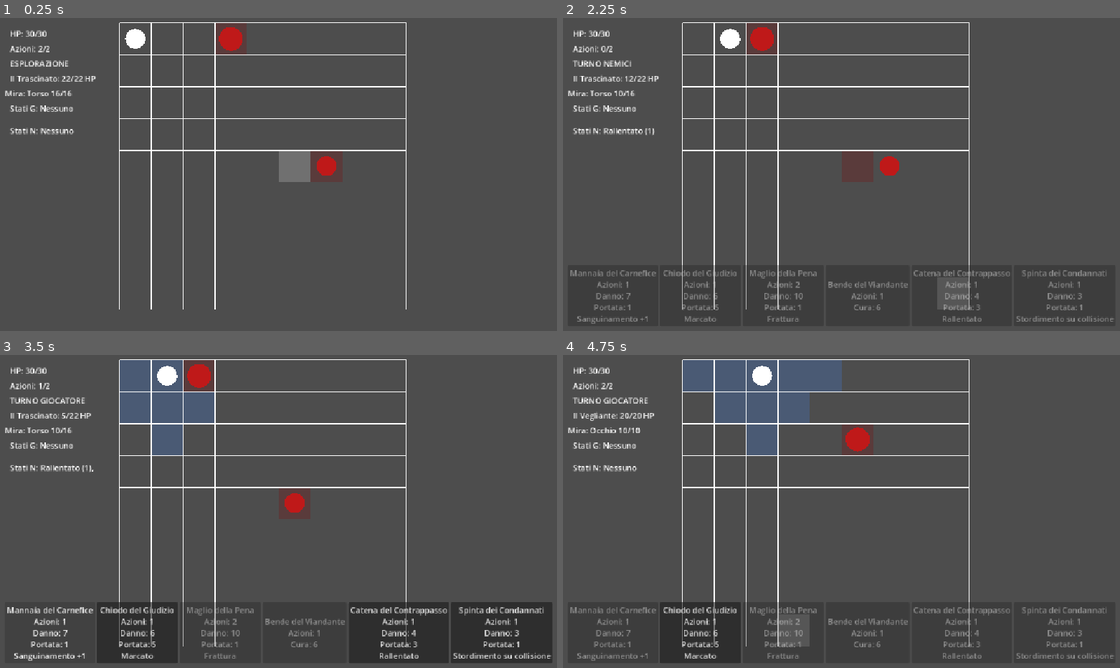
Above: before the commit, frames 1-4 (two rows, left to right).
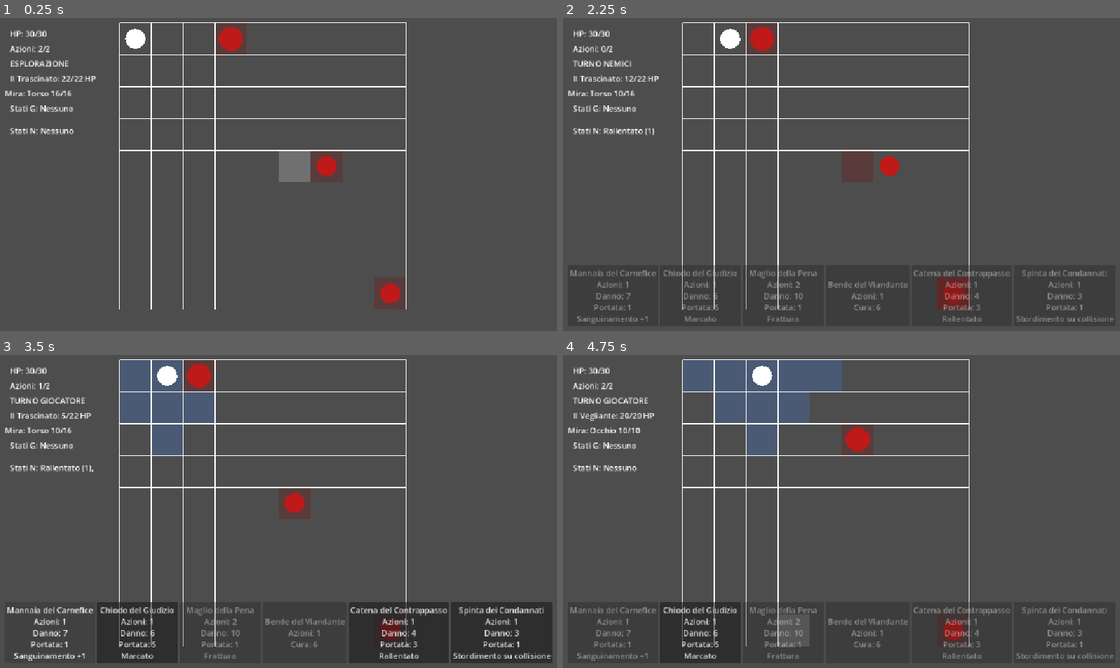
Above: after the commit, the same moments.

Repository: Chivas1504/Gioco
Game: Godot game, scene res://scenes/game.tscn
The game is run twice, just before and just after one commit, with the same random seed, the same clock (stepped at 60 frames per second) and the same inputs.
Inputs (mouse positions are in pixels of both pictures, inside the frame that each line leads up to):
- Up to frame 1 (0.25 s): no input
- Up to frame 2 (2.25 s): tap Enter at 0.5 s; move the mouse to (969, 158) at 0.52 s; tap C at 0.6 s; click (969, 158) at 0.67 s; click "Chiodo del Giudizio Azioni: 1…" at 1.25 s; click "Catena del Contrappasso Azion…" at 2 s
- Up to frame 3 (3.5 s): click "Mannaia del Carnefice Azioni:…" at 2.75 s
- Up to frame 4 (4.75 s): click "Spinta dei Condannati Azioni:…" at 3.5 s; click "Maglio della Pena Azioni: 2 D…" at 4.25 s

The runs differ from the first frame. In frame 1, 0.2% of the frame differs, in the area x 68-72%, y 84-92%; in frame 2, 0.6%, in the area x 67-73%, y 82-94%; in frame 3, 0.1%; in frame 4, 0.2%.

Commit message:
Add noise tracking behavior for Sordo

Diff:
--- a/scripts/combat/encounter_database.gd
+++ b/scripts/combat/encounter_database.gd
@@ -37,4 +37,9 @@
 		Vector2i(6, 4)
 	)
 
+	encounter.add_enemy(
+		EnemyDatabase.SORDO,
+		Vector2i(8, 8)
+	)
+
 	return encounter
--- /dev/null
+++ b/scripts/combat/noise_system.gd
@@ -0,0 +1,26 @@
+class_name NoiseSystem
+extends RefCounted
+
+
+var last_noise_cell: Vector2i = Vector2i(-1, -1)
+var has_noise: bool = false
+
+
+func emit_noise(
+	cell: Vector2i
+) -> void:
+	last_noise_cell = cell
+	has_noise = true
+
+
+func clear_noise() -> void:
+	last_noise_cell = Vector2i(-1, -1)
+	has_noise = false
+
+
+func has_active_noise() -> bool:
+	return has_noise
+
+
+func get_last_noise_cell() -> Vector2i:
+	return last_noise_cell
--- a/scripts/core/game.gd
+++ b/scripts/core/game.gd
@@ -35,6 +35,7 @@
 var player_hp: int = PLAYER_MAX_HP
 
 var player_statuses: StatusManager = StatusManager.new()
+var noise_system: NoiseSystem = NoiseSystem.new()
 
 
 var enemy_units: Array[EnemyUnit] = []
@@ -553,6 +554,16 @@
 	tween.finished.connect(
 		func() -> void:
 			player_cell = next_cell
+
+			noise_system.emit_noise(
+				player_cell
+			)
+
+			print(
+				"Rumore generato a ",
+				player_cell
+			)
+
 			_move_player_along_path()
 	)
 
@@ -1270,12 +1281,40 @@
 
 		return
 
+	var target_cell: Vector2i = player_cell
+	var can_attack_target: bool = true
+
+	if enemy_unit.get_enemy_name() == "Il Sordo":
+		if not noise_system.has_active_noise():
+			print(
+				"Il Sordo non percepisce alcuna vibrazione."
+			)
+
+			_finish_single_enemy_turn(
+				enemy_unit
+			)
+			return
+
+		target_cell = (
+			noise_system.get_last_noise_cell()
+		)
+
+		can_attack_target = (
+			target_cell == player_cell
+		)
+
+		print(
+			"Il Sordo percepisce rumore a ",
+			target_cell
+		)
+
 	var ai_action: Dictionary = (
 		EnemyAISystem.choose_action(
 			enemy_unit,
 			enemy_cell,
-			player_cell,
-			grid
+			target_cell,
+			grid,
+			can_attack_target
 		)
 	)
 
@@ -1306,8 +1345,16 @@
 			)
 
 		EnemyAISystem.ACTION_MOVE:
+			var move_target: Vector2i = (
+				ai_action.get(
+					"target_cell",
+					target_cell
+				)
+			)
+
 			_execute_enemy_move(
-				enemy_unit
+				enemy_unit,
+				move_target
 			)
 
 		_:
@@ -1347,7 +1394,8 @@
 
 
 func _execute_enemy_move(
-	enemy_unit: EnemyUnit
+	enemy_unit: EnemyUnit,
+	target_cell: Vector2i
 ) -> void:
 	var enemy_cell: Vector2i = (
 		_get_enemy_cell(
@@ -1365,6 +1413,22 @@
 		)
 		return
 
+	if enemy_cell == target_cell:
+		if (
+			enemy_unit.get_enemy_name() == "Il Sordo"
+			and target_cell != player_cell
+		):
+			print(
+				"Il Sordo raggiunge il rumore, ma non trova nessuno."
+			)
+
+			noise_system.clear_noise()
+
+		_finish_single_enemy_turn(
+			enemy_unit
+		)
+		return
+
 	grid.remove_occupied_cell(
 		enemy_cell
 	)
@@ -1372,7 +1436,7 @@
 	var path: Array[Vector2i] = (
 		grid.find_path(
 			enemy_cell,
-			player_cell
+			target_cell
 		)
 	)
 
@@ -1386,18 +1450,30 @@
 		)
 		return
 
-	if path.size() == 2:
-		_enemy_attack(
-			enemy_unit
-		)
-		return
+	var max_steps: int = (
+		path.size() - 1
+	)
+
+	if target_cell == player_cell:
+		max_steps = (
+			path.size() - 2
+		)
 
 	var steps_to_move: int = mini(
 		move_range,
-		path.size() - 2
+		max_steps
 	)
 
 	if steps_to_move <= 0:
+		if (
+			target_cell == player_cell
+			and path.size() == 2
+		):
+			_enemy_attack(
+				enemy_unit
+			)
+			return
+
 		_finish_single_enemy_turn(
 			enemy_unit
 		)
@@ -1440,11 +1516,21 @@
 
 	tween.finished.connect(
 		func() -> void:
+			if (
+				enemy_unit.get_enemy_name() == "Il Sordo"
+				and next_cell == target_cell
+				and target_cell != player_cell
+			):
+				print(
+					"Il Sordo raggiunge il rumore, ma non trova nessuno."
+				)
+
+				noise_system.clear_noise()
+
 			_finish_single_enemy_turn(
 				enemy_unit
 			)
 	)
-
 
 func _execute_chain_pull_action(
 	enemy_unit: EnemyUnit,
--- a/scripts/enemies/enemy_ai_system.gd
+++ b/scripts/enemies/enemy_ai_system.gd
@@ -11,8 +11,9 @@
 static func choose_action(
 	enemy_unit: EnemyUnit,
 	enemy_cell: Vector2i,
-	player_cell: Vector2i,
-	grid: Node
+	target_cell: Vector2i,
+	grid: Node,
+	can_attack_target: bool = true
 ) -> Dictionary:
 	if enemy_unit == null:
 		return _none()
@@ -20,42 +21,52 @@
 	if enemy_unit.is_dead():
 		return _none()
 
-	var distance_to_player: int = (
+	if target_cell == Vector2i(-1, -1):
+		return _none()
+
+	var distance_to_target: int = (
 		_grid_distance(
 			enemy_cell,
-			player_cell
-		)
-	)
-
-	if distance_to_player == 1:
-		return {
-			"type": ACTION_MELEE
-		}
-
-	var special_action: Dictionary = (
-		EnemyAbilitySystem.get_special_action(
-			enemy_unit,
-			enemy_cell,
-			player_cell,
-			grid
+			target_cell
 		)
 	)
 
 	if (
-		special_action.get(
-			"type",
-			EnemyAbilitySystem.ACTION_NONE
-		)
-		!= EnemyAbilitySystem.ACTION_NONE
+		can_attack_target
+		and distance_to_target == 1
 	):
 		return {
-			"type": ACTION_SPECIAL,
-			"special_action": special_action
+			"type": ACTION_MELEE,
+			"target_cell": target_cell
 		}
+
+	if can_attack_target:
+		var special_action: Dictionary = (
+			EnemyAbilitySystem.get_special_action(
+				enemy_unit,
+				enemy_cell,
+				target_cell,
+				grid
+			)
+		)
+
+		if (
+			special_action.get(
+				"type",
+				EnemyAbilitySystem.ACTION_NONE
+			)
+			!= EnemyAbilitySystem.ACTION_NONE
+		):
+			return {
+				"type": ACTION_SPECIAL,
+				"target_cell": target_cell,
+				"special_action": special_action
+			}
 
 	if enemy_unit.get_move_range() > 0:
 		return {
-			"type": ACTION_MOVE
+			"type": ACTION_MOVE,
+			"target_cell": target_cell
 		}
 
 	return _none()
@@ -70,12 +81,8 @@
 	)
 
 	return (
-		absi(
-			difference.x
-		)
-		+ absi(
-			difference.y
-		)
+		absi(difference.x)
+		+ absi(difference.y)
 	)
 
 
--- a/scripts/enemies/enemy_database.gd
+++ b/scripts/enemies/enemy_database.gd
@@ -6,6 +6,7 @@
 const SENZA_VOLTO := "senza_volto"
 const TRASCINATO := "trascinato"
 const VEGLIANTE := "vegliante"
+const SORDO := "sordo"
 
 
 static func get_enemy(
@@ -24,6 +25,9 @@
 		VEGLIANTE:
 			return _create_vegliante()
 
+		SORDO:
+			return _create_sordo()
+
 		_:
 			push_error(
 				"Nemico sconosciuto: "
@@ -38,7 +42,8 @@
 		TEST_ENEMY,
 		SENZA_VOLTO,
 		TRASCINATO,
-		VEGLIANTE
+		VEGLIANTE,
+		SORDO
 	]
 
 
@@ -105,3 +110,18 @@
 		0,
 		"Occhio"
 	)
+
+
+static func _create_sordo() -> EnemyData:
+	return EnemyData.new(
+		"Il Sordo",
+		28,
+		7,
+		2,
+		{
+			"Testa": 12,
+			"Torso": 18,
+			"Braccia": 14,
+			"Gambe": 16
+		}
+	)
Not shown, added: scripts/combat/noise_system.gd.uid
Not shown, added: scenes/game.tscn1628608074.tmp
